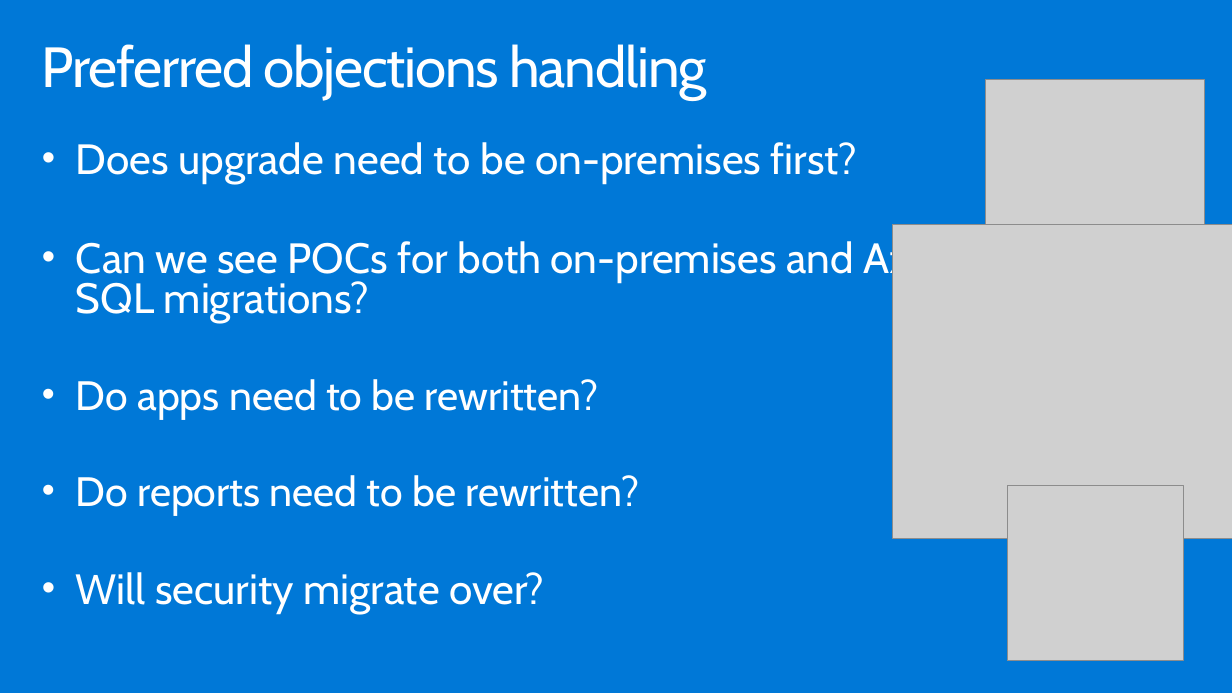
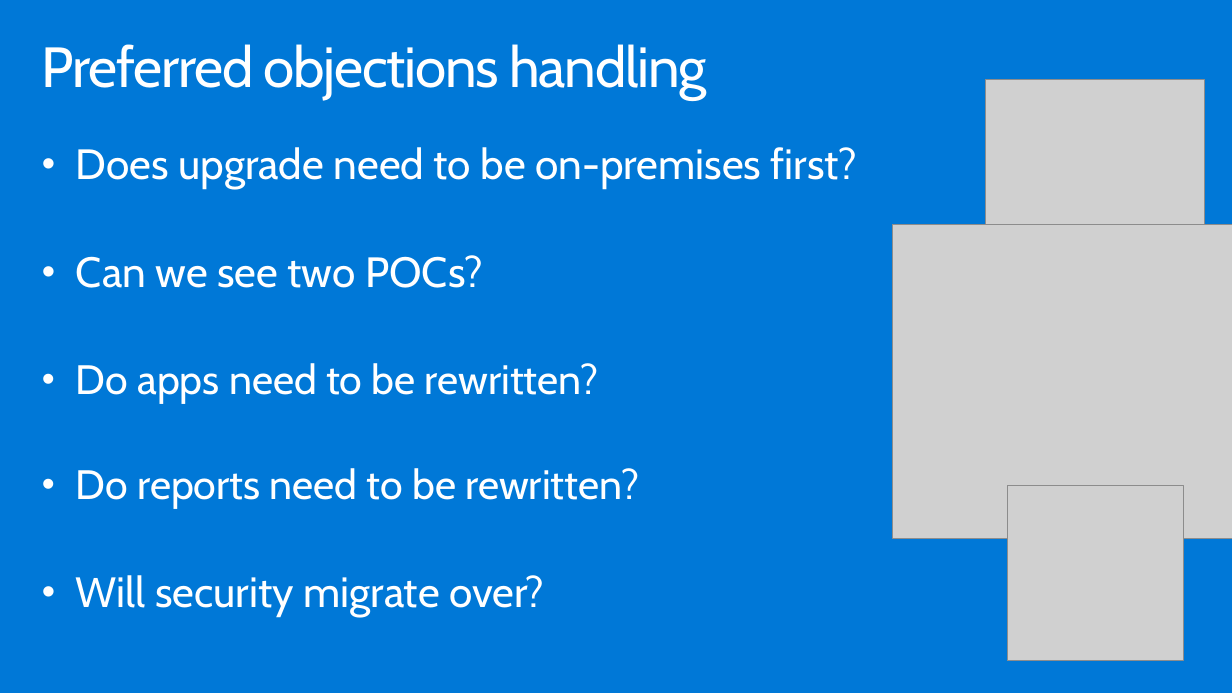
Before and after one commit to sumitmalik51/MCW-Migrating-Oracle-to-Azure-SQL-and-PostgreSQL, a slide deck: slide 23 of Whiteboard design session/WDS trainer presentation - Migrating Oracle to Azure SQL.pptx. Drawn at 1232x693 pixels with LibreOffice and Linux fonts; fonts in the diff are those of the drawing; grey boxes stand for pictures. Boxes give left, top, right and bottom in pixels: in the first picture for what was removed or moved away, otherwise in the second. Text is boxed around its words. In the diff, an @@ line names an element or a change of style, - is before the commit and + after.

```diff
--- a/Whiteboard design session/WDS trainer presentation - Migrating Oracle to Azure SQL.pptx
+++ b/Whiteboard design session/WDS trainer presentation - Migrating Oracle to Azure SQL.pptx
@@ text at (76,147,857,617): line spacing 0.8 to 0.9 @@
@@ text at (76,255,483,288): text changed @@
-• Can we see POCs for both on-premises and Azure SQL migrations?
+• Can we see two POCs?
```
Also in this commit, not shown: 3 other slides changed.
